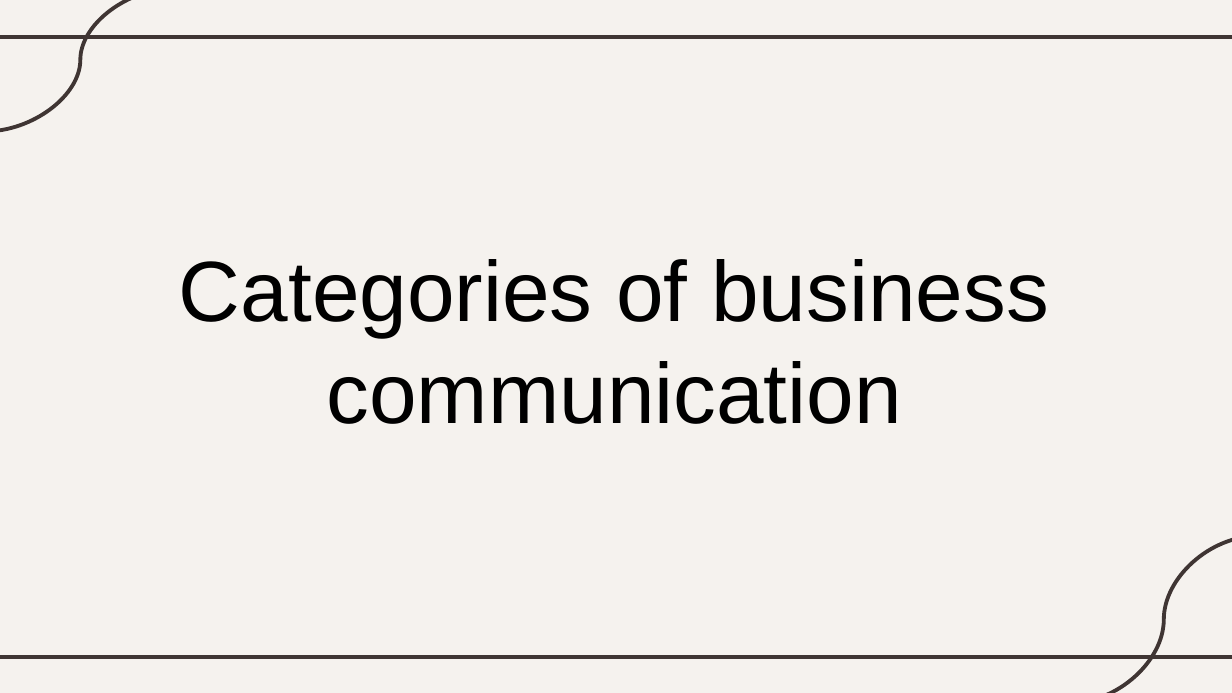
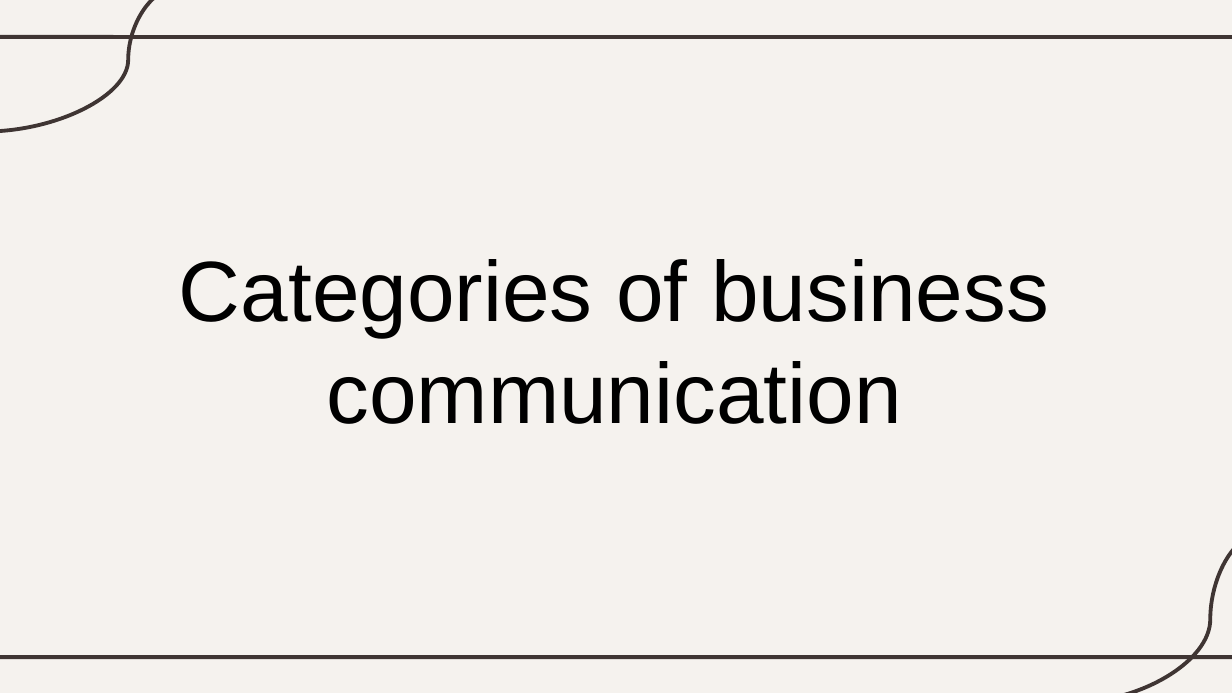
Before and after one commit to mononokai/3rd-semester, a slide deck: slide 11 of workplace-communication/Lecture 1.pptx. Drawn at 1232x693 pixels with LibreOffice and Linux fonts; fonts in the diff are those of the drawing. Boxes give left, top, right and bottom in pixels: in the first picture for what was removed or moved away, otherwise in the second. Text is boxed around its words. In the diff, an @@ line names an element or a change of style, - is before the commit and + after.

```diff
--- a/workplace-communication/Lecture 1.pptx
+++ b/workplace-communication/Lecture 1.pptx
@@ curved line (176, 0) - (0, 132): route changed @@
@@ curved line (1232, 536) - (1071, 693): route changed @@
```
Also in this commit, not shown: 28 other slides changed, 1 other file.
